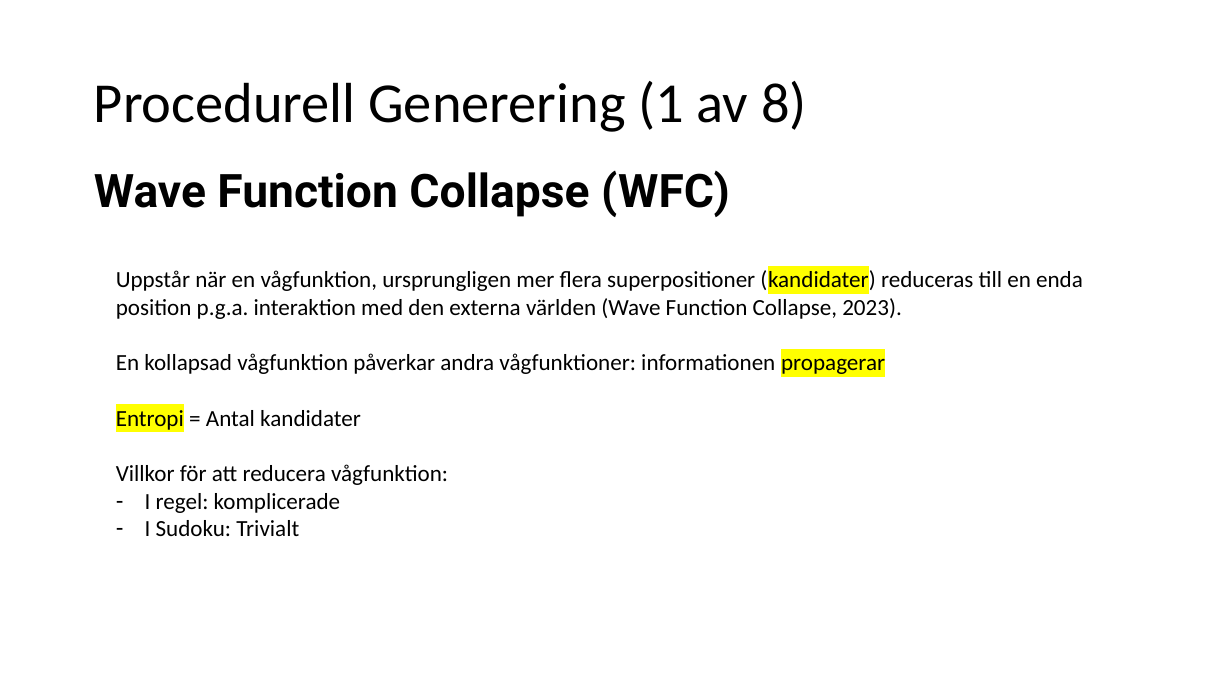
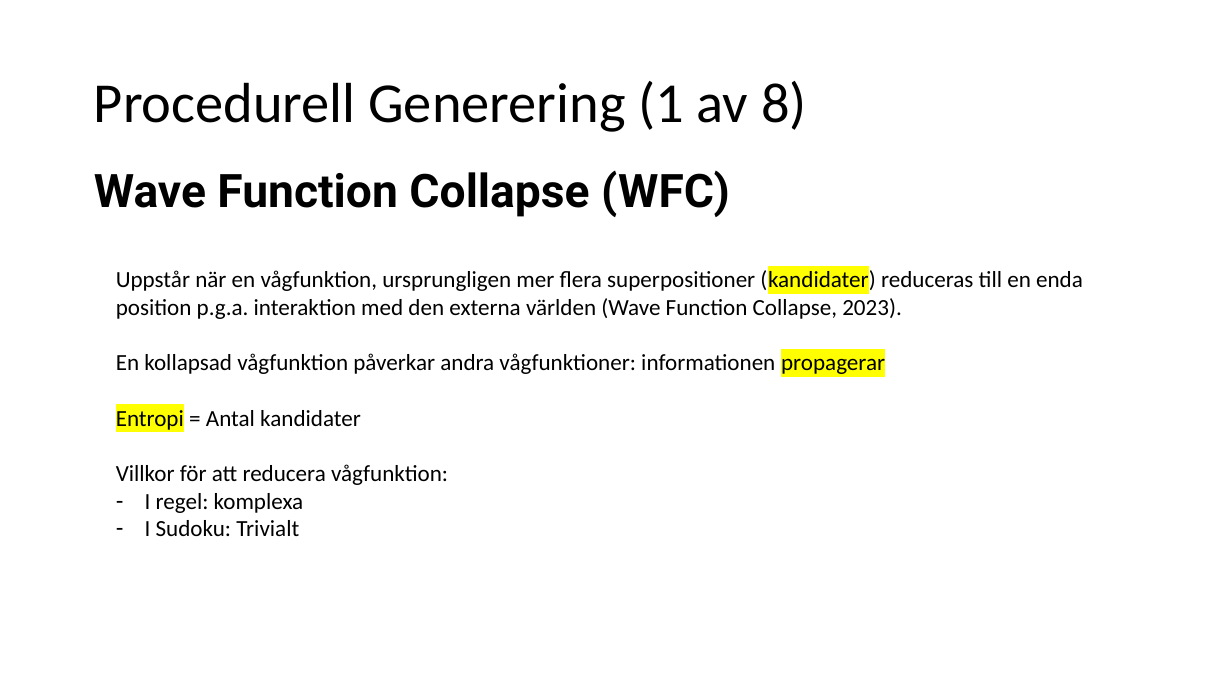
Before and after one commit to pythonpalle/sudoku, a slide deck: slide 4 of Procedurell_Generering_Prototyp.pptx. Drawn at 1232x693 pixels with LibreOffice and Linux fonts; fonts in the diff are those of the drawing. Boxes give left, top, right and bottom in pixels: in the first picture for what was removed or moved away, otherwise in the second. Text is boxed around its words. In the diff, an @@ line names an element or a change of style, - is before the commit and + after.

```diff
--- a/Procedurell_Generering_Prototyp.pptx
+++ b/Procedurell_Generering_Prototyp.pptx
@@ text at <box>145,493,303,513</box>: text changed @@
-– I regel: komplicerade
+– I regel: komplexa
```
Also in this commit, not shown: 1 other slide changed, 6 other files.
